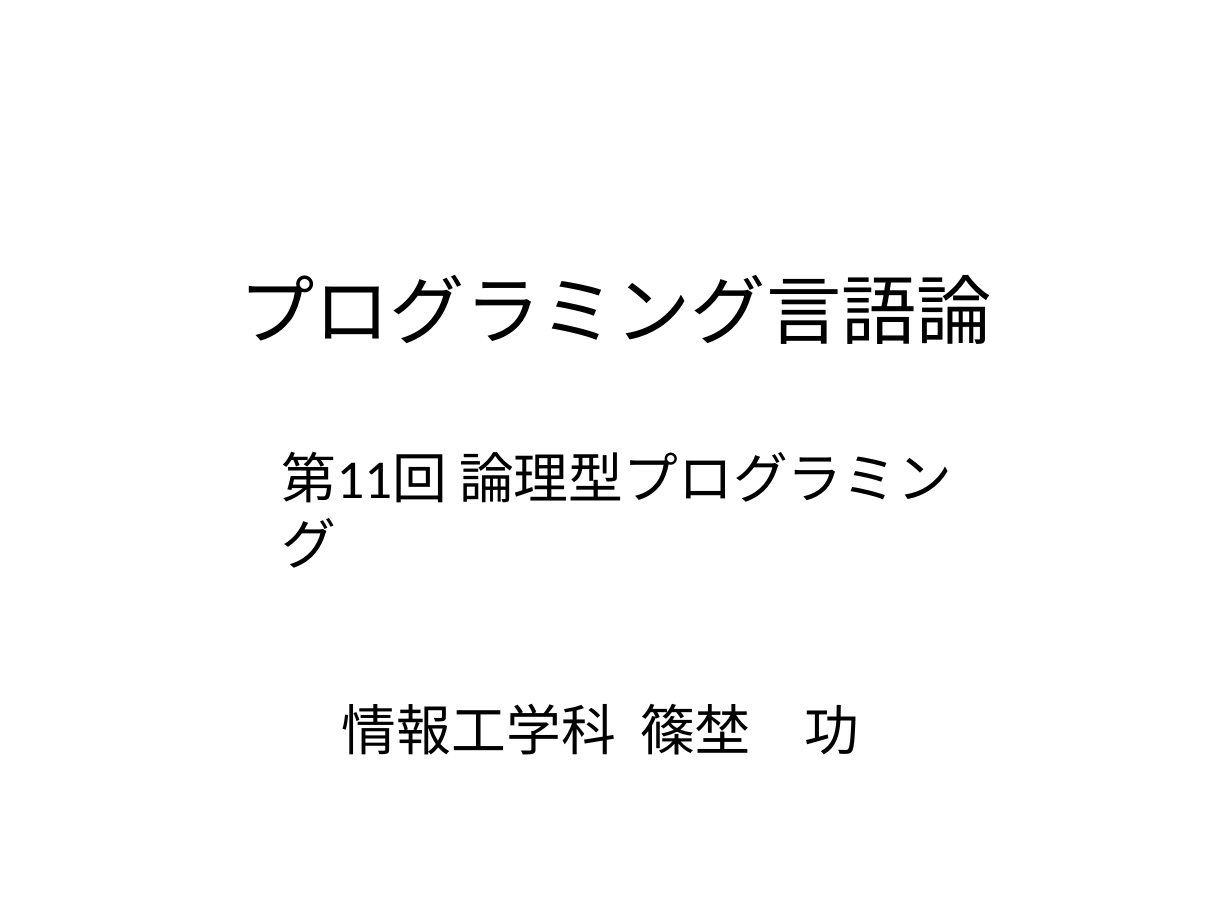
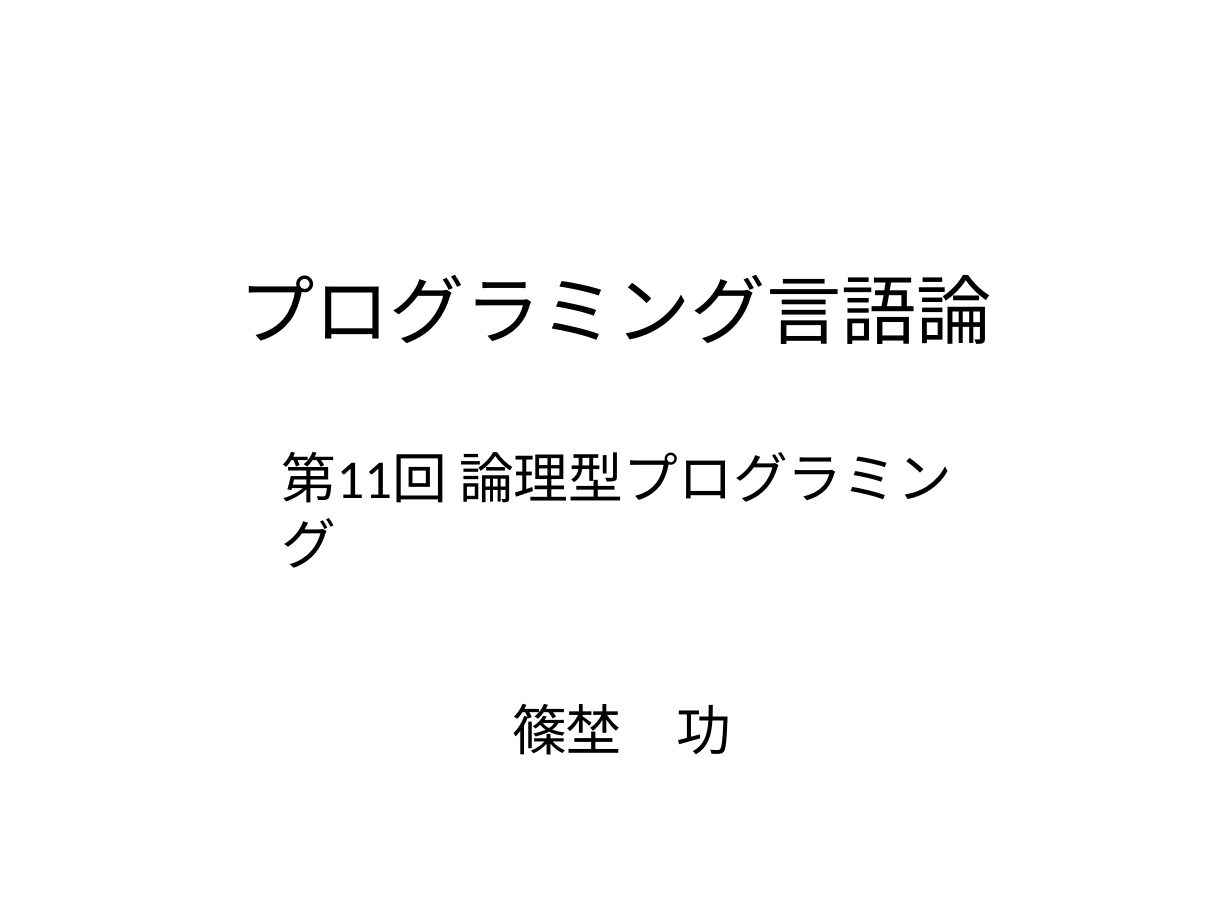
Before and after one commit to www-sasanolab/www-sasanolab.github.io, a slide deck: slide 1 of ~sasano/lecture/proglang/26/proglang11.pptx. Drawn at 1232x924 pixels with LibreOffice and Linux fonts; fonts in the diff are those of the drawing. Boxes give left, top, right and bottom in pixels: in the first picture for what was removed or moved away, otherwise in the second. Text is boxed around its words. In the diff, an @@ line names an element or a change of style, - is before the commit and + after.

```diff
--- a/~sasano/lecture/proglang/26/proglang11.pptx
+++ b/~sasano/lecture/proglang/26/proglang11.pptx
@@ text at box(512, 704, 731, 755): text changed @@
-情報工学科 篠埜 功
+篠埜 功
```
Also in this commit, not shown: 34 other files.
